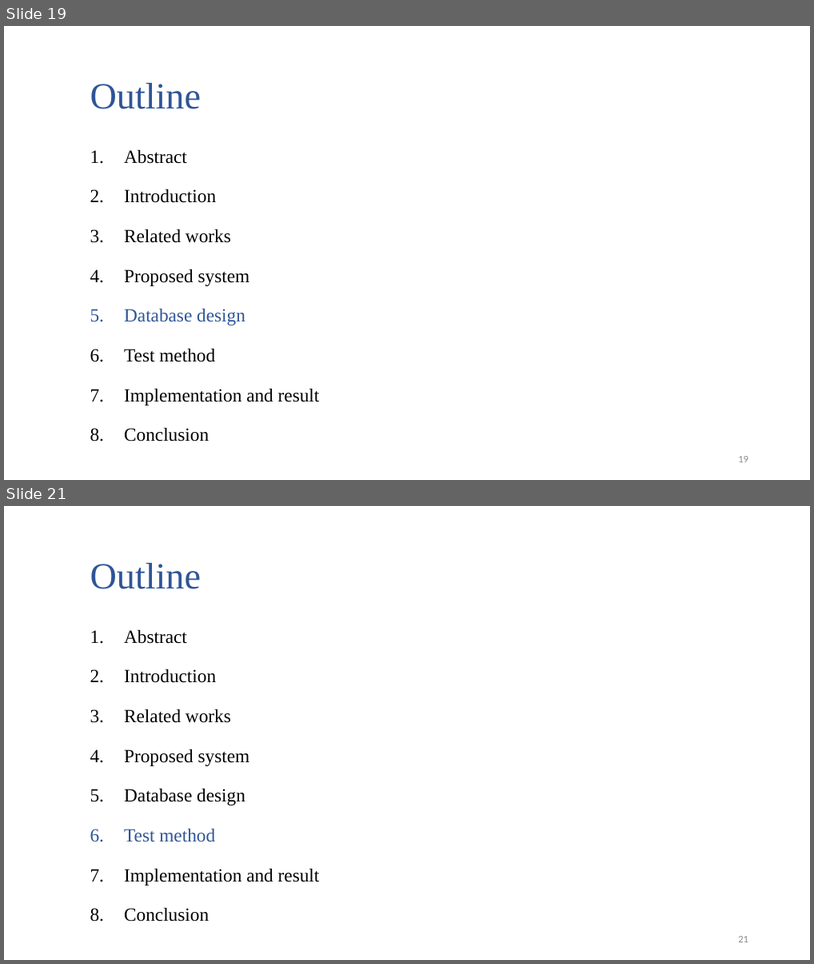
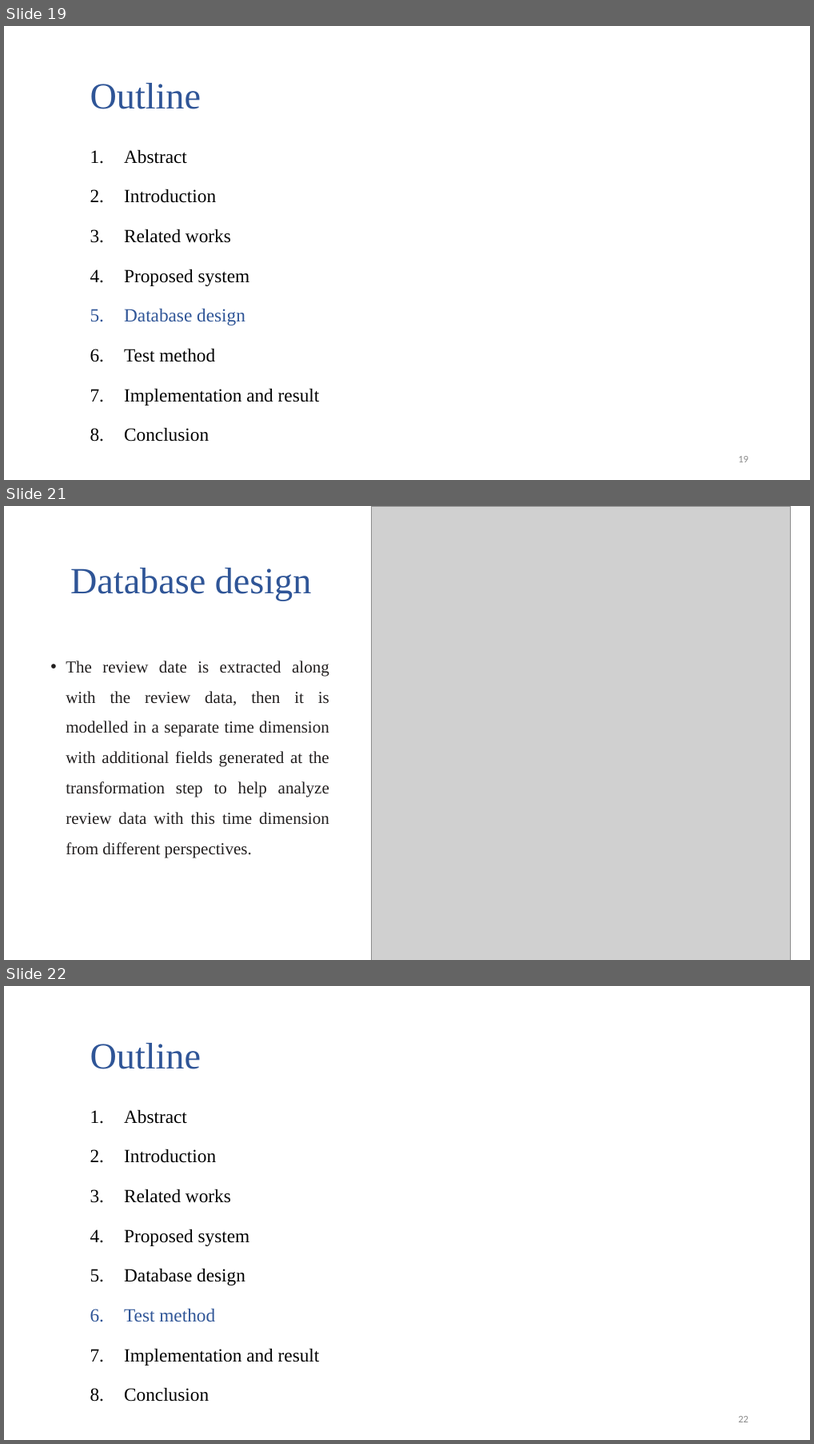
Before and after one commit to jim2832/Database-systems, a slide deck: 論文報告/A_New_Approach_to_Use_Big_Data_Tools_to_Substitute_Unstructured_Data_Warehouse.pptx. Shown one above the other, each under a label of ours: slides 19 and 21 before the commit, slides 19, 21 and 22 after it; the slides between them are not shown. The pictures are 814x964 and 814x1444 pixels, drawn with LibreOffice and Linux fonts; fonts in the diff are those of the drawing; grey boxes stand for pictures. Boxes give left, top, right and bottom in pixels: in the first picture for what was removed or moved away, otherwise in the second. Text is boxed around its words. In the diff, an @@ line names an element or a change of style, - is before the commit and + after.

```diff
--- a/論文報告/A_New_Approach_to_Use_Big_Data_Tools_to_Substitute_Unstructured_Data_Warehouse.pptx
+++ b/論文報告/A_New_Approach_to_Use_Big_Data_Tools_to_Substitute_Unstructured_Data_Warehouse.pptx
@@ slide 21 added at (4,506,810,960), background #FFFFFF @@
@@ picture added at (372,506,791,960) @@
@@ title added at (70,568,312,600), 44 pt, text #2F5597 @@
+Database design
@@ text added at (66,660,330,857), 20 pt, text #211E1E @@
+• The review date is extracted along with the review data, then it is modelled in a separate time dimension with additional fields generated at the transformation step to help analyze review data with this time dimension from different perspectives.
@@ what was slide 21 is now slide 22 @@
```
Also in this commit, not shown: 4 slides changed, 2 other slides added, 1 other file.
